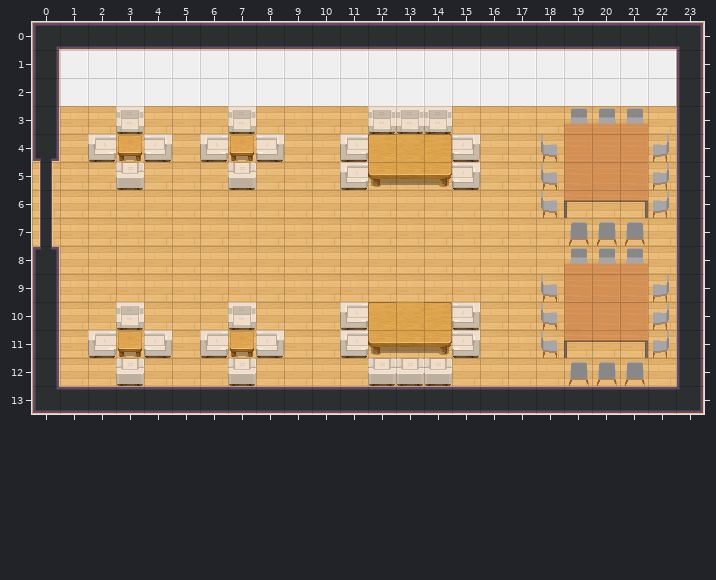
One commit to this Tiled map (JSON): gamezone.tmj. The picture above is the old version.
Cells are 32x32 px. Shown: x 0..23, y 0..13.
And afterwards:
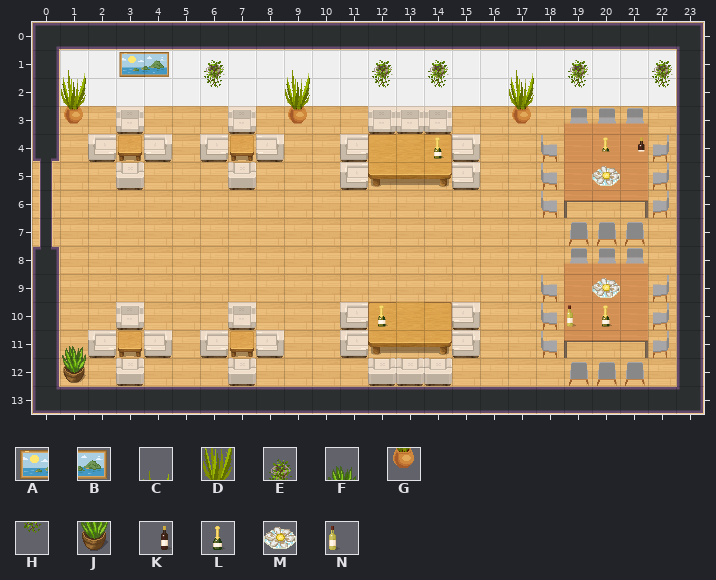
Key: from "WA_Decoration": A 0, B 1, C 64, D 76, E 77, F 79, G 88, H 89, J 91; from "WA_Miscellaneous": K 95, L 96, M 101, N 105.
_ is an empty cell.
Changes in this commit:
Layer "furniture/furniture2":
Tile A is added in row 1 at x 3.
Tile B is added in row 1 at x 4.
Tile C is added in row 1 at x 1, 9 and 17.
Tile D is added in row 2 at x 1, 9 and 17.
Tile E is added in row 1 at x 6, 12, 14, 19 and 22.
Tile F is added in row 11 at x 1.
Tile G is added in row 3 at x 1, 9 and 17.
Tile H is added in row 2 at x 6, 12, 14, 19 and 22.
Tile J is added in row 12 at x 1.
Tile K is added in row 4 at x 21.
Tile L is added in row 4 at x 14 and 20; in row 10 at x 12 and 20.
Tile M is added in row 5 at x 20; in row 9 at x 20.
Tile N is added in row 10 at x 19.
